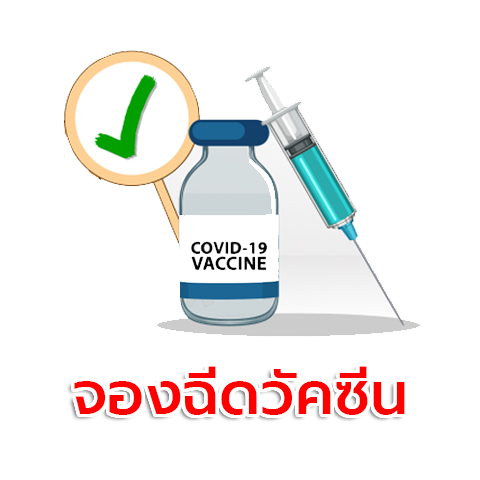
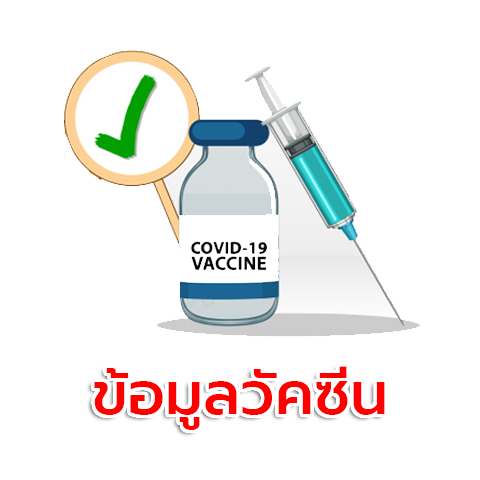
Revision of a layered 480px x 480px image; what changed, layer by layer:
renamed "จองฉีดวัคซีน" to "ข้อมูลวัคซีน", painted on it over [74, 366, 405, 430]
